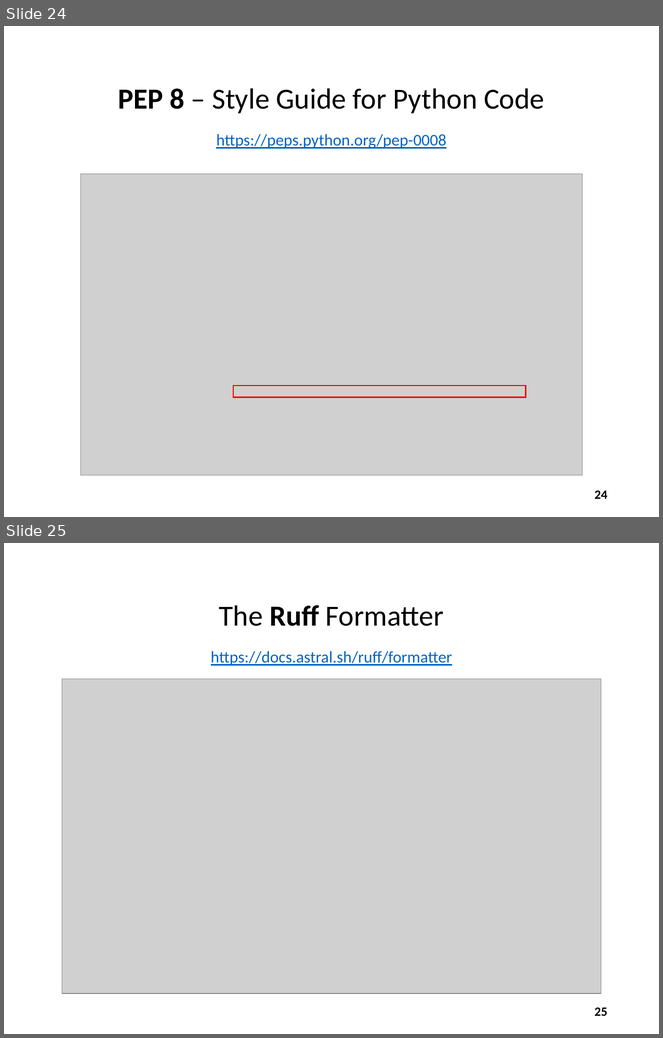
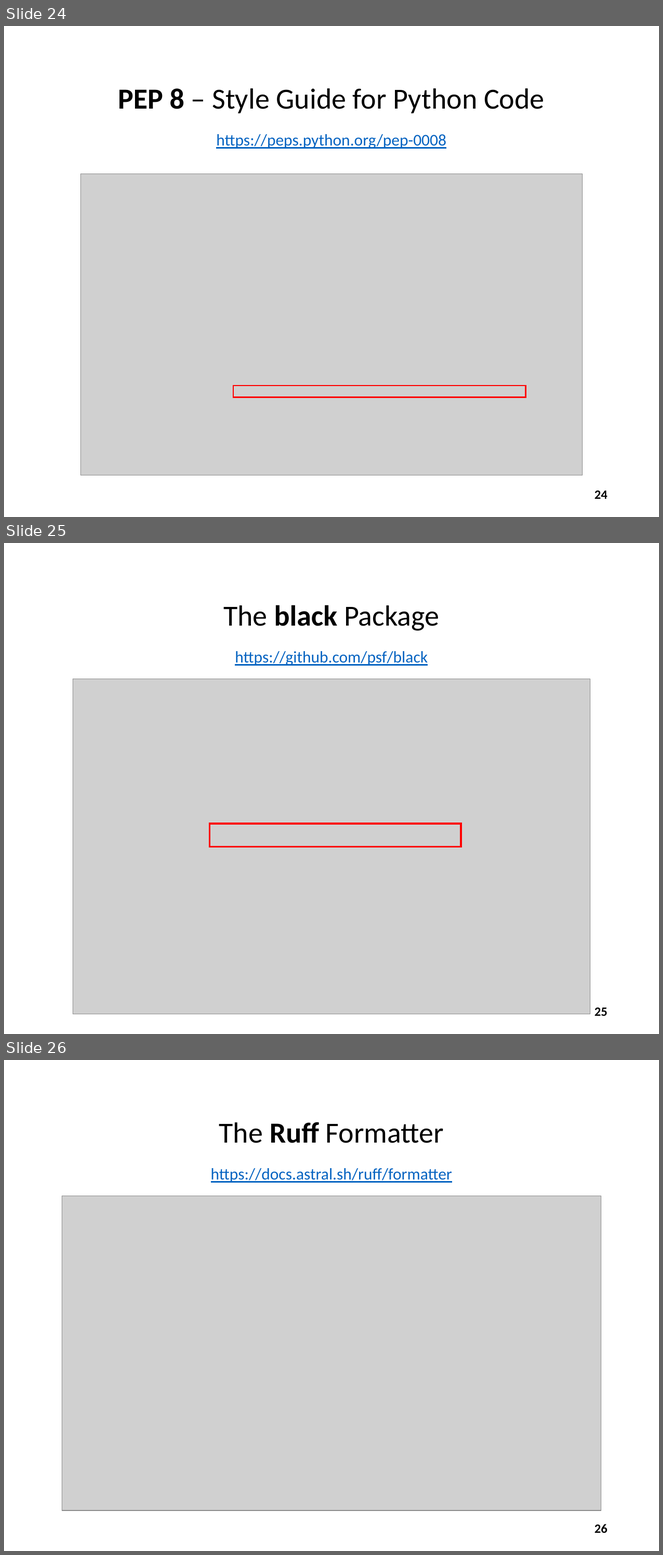
Before and after one commit to dbiersach/scicomp101, a slide deck: Session 02 - Python Fundamentals/Session 02 - Python Fundamentals.pptx. Shown one above the other, each under a label of ours: slides 24 and 25 before the commit, slides 24, 25 and 26 after it. The pictures are 663x1038 and 663x1555 pixels, drawn with LibreOffice and Linux fonts; fonts in the diff are those of the drawing; grey boxes stand for pictures. Boxes give left, top, right and bottom in pixels: in the first picture for what was removed or moved away, otherwise in the second. Text is boxed around its words. In the diff, an @@ line names an element or a change of style, - is before the commit and + after.

```diff
--- a/Session 02 - Python Fundamentals/Session 02 - Python Fundamentals.pptx
+++ b/Session 02 - Python Fundamentals/Session 02 - Python Fundamentals.pptx
@@ slide 25 added at [4, 543, 659, 1034], background #FFFFFF @@
@@ title added at [223, 605, 439, 631], 32 pt, text #000000 @@
+The black Package
@@ text added at [235, 651, 428, 666], 18 pt, text #0563C1, underline @@
+https://github.com/psf/black
@@ picture added at [73, 679, 591, 1014] @@
@@ rectangle added at [210, 824, 461, 847], outline #FF0000 2.25 pt @@
@@ page number added at [595, 1008, 608, 1016], 14 pt, text #000000, bold @@
+25
@@ what was slide 25 is now slide 26 @@
@@ page number at [595, 1524, 608, 1534]: text changed @@
-25
+26
```
Also in this commit, not shown: 1 slide changed.
